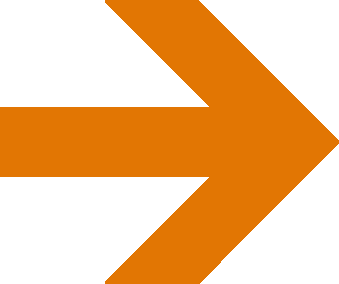
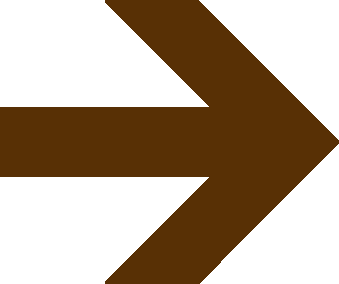
Layers edited between the first and the second 339 × 284 image:
painted on "Layer 1" over (0, 0, 339, 284)
